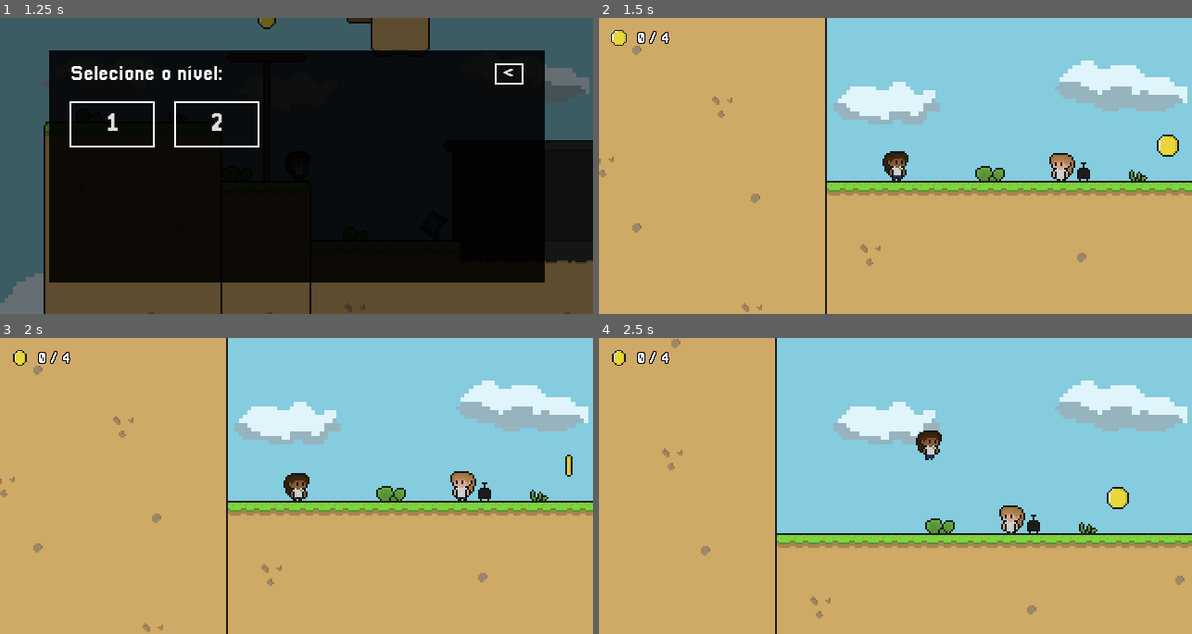
Above: before the commit, frames 1-4 (two rows, left to right).
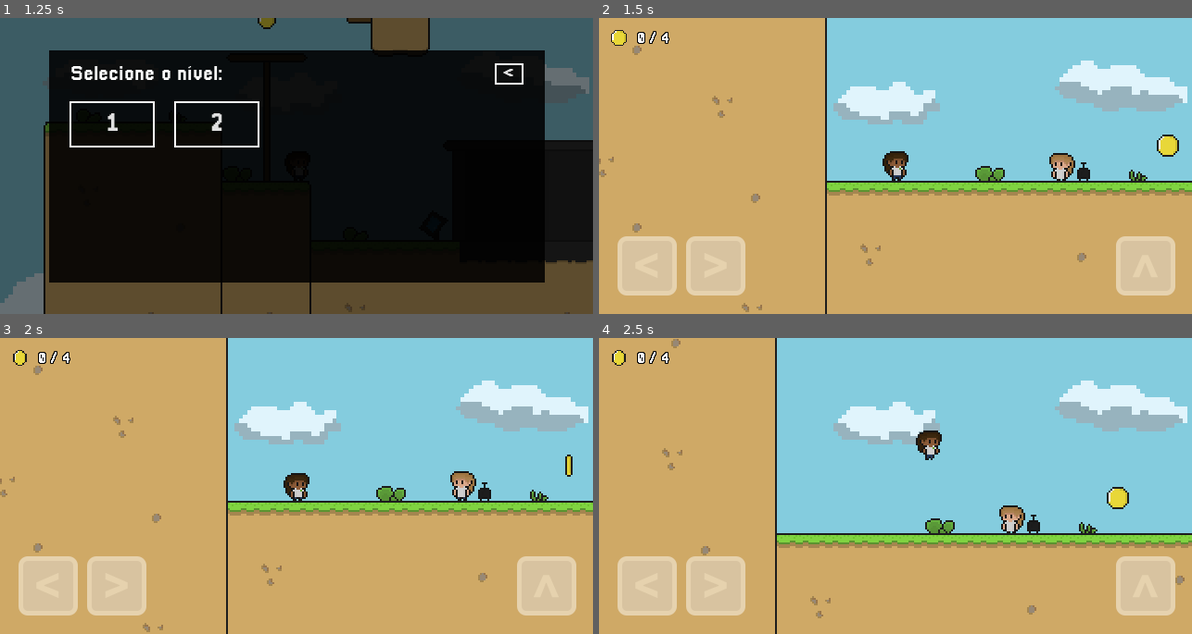
Above: after the commit, the same moments.

Repository: DanilloPitta/MathMinigames
Game: Godot game, scene res://MiniGames/MathVaults/Menu/menu.tscn
Same seed, same stepped clock (60 frames per second), same inputs: the game is played once before the commit and once after it.
Inputs (mouse positions are in pixels of both pictures, inside the frame that each line leads up to):
- Up to frame 1 (1.25 s): click "JOGAR" at 0.5 s
- Up to frame 2 (1.5 s): click "1" at 1.25 s
- Up to frame 3 (2 s): no input
- Up to frame 4 (2.5 s): move the mouse to (1025, 471) at 2.02 s; hold Right (ui_right) from 2.03 s (still down); click (1025, 471) at 2.17 s; tap W (jump) at 2.27 s

Frame 1 is identical in both runs. In frame 2, 5.9% of the frame differs, in the area x 3-98%, y 73-94%; in frame 3, 5.9%; in frame 4, 5.9%.

Commit message:
Fix control & level 1 tilemap

Diff:
--- a/MiniGames/MathVaults/Levels/level_1.tscn
+++ b/MiniGames/MathVaults/Levels/level_1.tscn
@@ -246,7 +246,7 @@
 tile_set = SubResource("TileSet_ttu1j")
 format = 2
 layer_0/name = "ground"
-layer_0/tile_data = PackedInt32Array(589824, 0, 0, 589825, 0 …(27817 unchanged characters)… , 65541, 2, -393172, 65541, 2, -327636, 5, 0, -917459, 65541, 2, -851923, 65541, 2,  …(10173 unchanged characters)…
+layer_0/tile_data = PackedInt32Array(589824, 0, 0, 589825, 0 …(27817 unchanged characters)… , 65541, 2, -393172, 65541, 2, -327636, 65541, 2, -917459, 65541, 2, -851923, 65541, 2,  …(10173 unchanged characters)…
 layer_1/name = "walls"
 layer_1/enabled = true
 layer_1/modulate = Color(1, 1, 1, 1)
@@ -366,7 +366,6 @@
 texture = ExtResource("17_5ahxu")
 
 [node name="Controls" parent="." instance=ExtResource("16_a127g")]
-visible = false
 
 [node name="LevelDoor" parent="." instance=ExtResource("18_hugs4")]
 position = Vector2(680, -72)
--- a/MiniGames/MathVaults/Levels/level_2.tscn
+++ b/MiniGames/MathVaults/Levels/level_2.tscn
@@ -383,7 +383,6 @@
 texture = ExtResource("18_b7tf8")
 
 [node name="Controls" parent="." instance=ExtResource("19_8s6yu")]
-visible = false
 
 [node name="LevelDoor" parent="." instance=ExtResource("20_p1rkf")]
 position = Vector2(792, -232)
